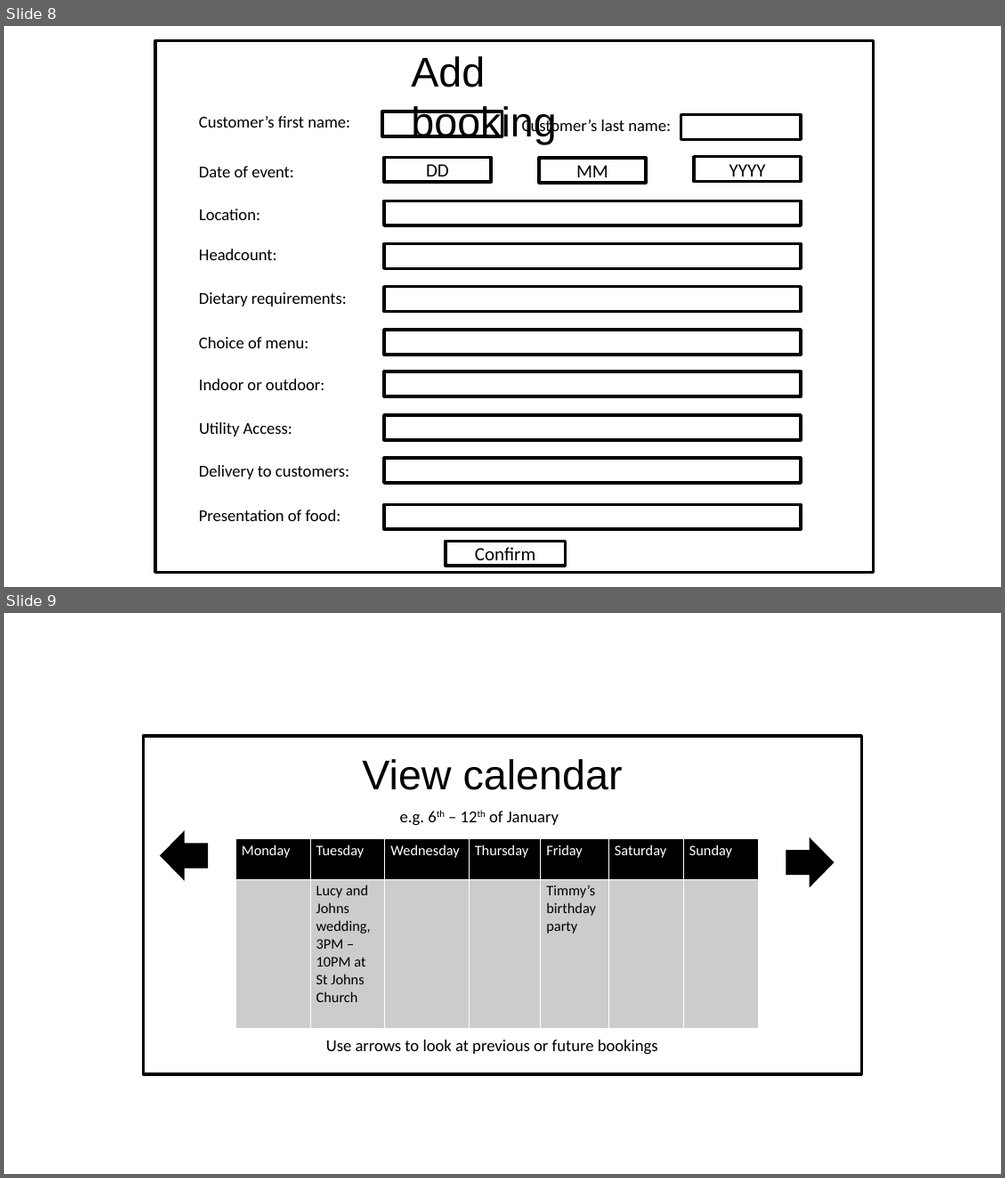
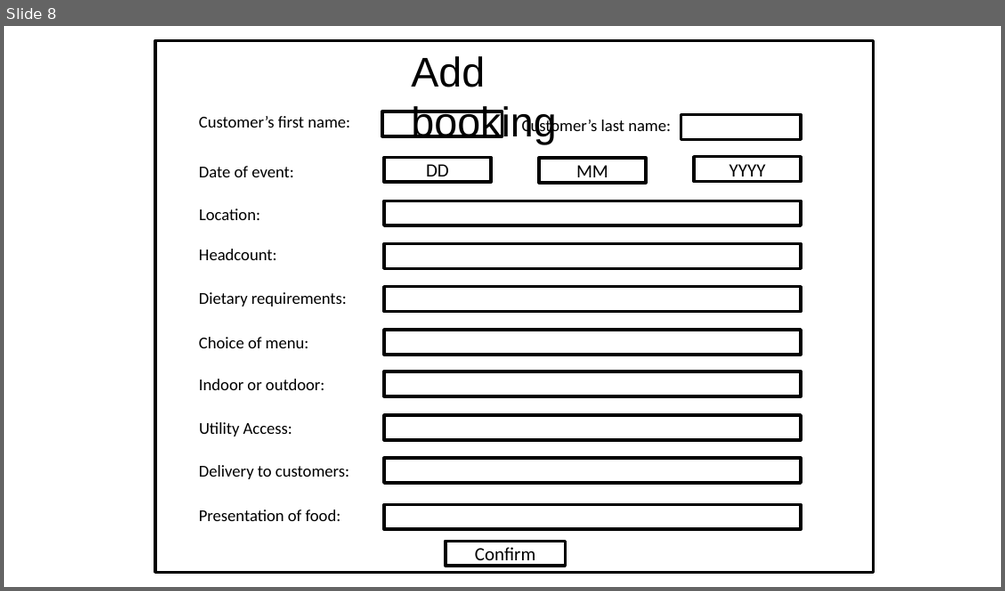
Before and after one commit to lloydieG1/Artisan-crepes-, a slide deck: Prototype Appearance.pptx. Shown one above the other, each under a label of ours: slides 8 and 9 before the commit, slide 8 after it. The pictures are 1005x1178 and 1005x591 pixels, drawn with LibreOffice and Linux fonts; fonts in the diff are those of the drawing. Boxes give left, top, right and bottom in pixels: in the first picture for what was removed or moved away, otherwise in the second. Text is boxed around its words. In the diff, an @@ line names an element or a change of style, - is before the commit and + after.

Commit message:
staff can now delete bookings from database!, phew. Also made design look more like actual prototype

```diff
--- a/Prototype Appearance.pptx
+++ b/Prototype Appearance.pptx
@@ slide 9 removed at (4, 613, 1001, 1174), background #FFFFFF @@
@@ rectangle removed at (143, 736, 861, 1074) @@
@@ text removed at (362, 759, 623, 790) @@
-View calendar
@@ text removed at (400, 811, 558, 826) @@
-e.g. 6th – 12th of January
@@ right arrow removed at (161, 831, 208, 879) @@
@@ table removed at (235, 839, 759, 1017), 2 rows, 7 columns @@
-Monday | Tuesday | Wednesday | Thursday | Friday | Saturday | Sunday
- | Lucy and Johns wedding, 3PM – 10PM at St Johns Church |  |  | Timmy’s birthday party |  | 
@@ right arrow removed at (786, 839, 833, 887) @@
@@ text removed at (326, 1039, 658, 1054) @@
-Use arrows to look at previous or future bookings
```
Also in this commit, not shown: 3 slides changed, 2 slides added, 1 other slide removed, 2 other files.
